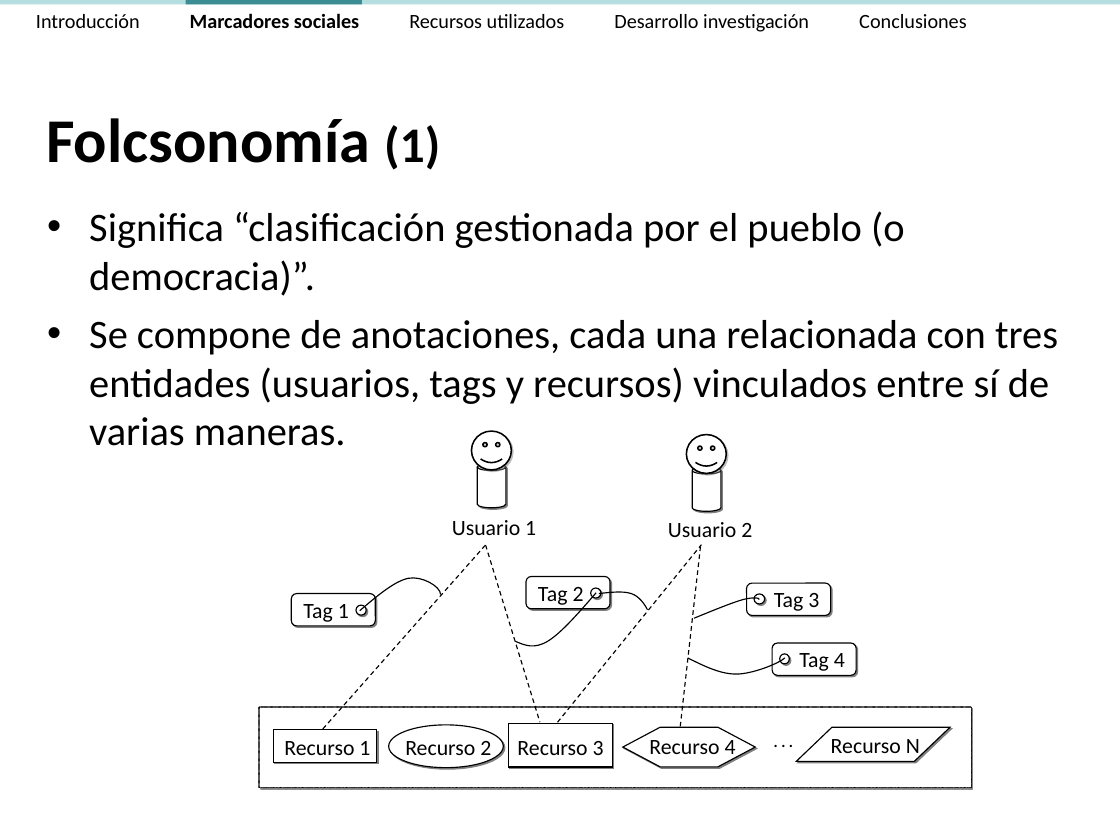
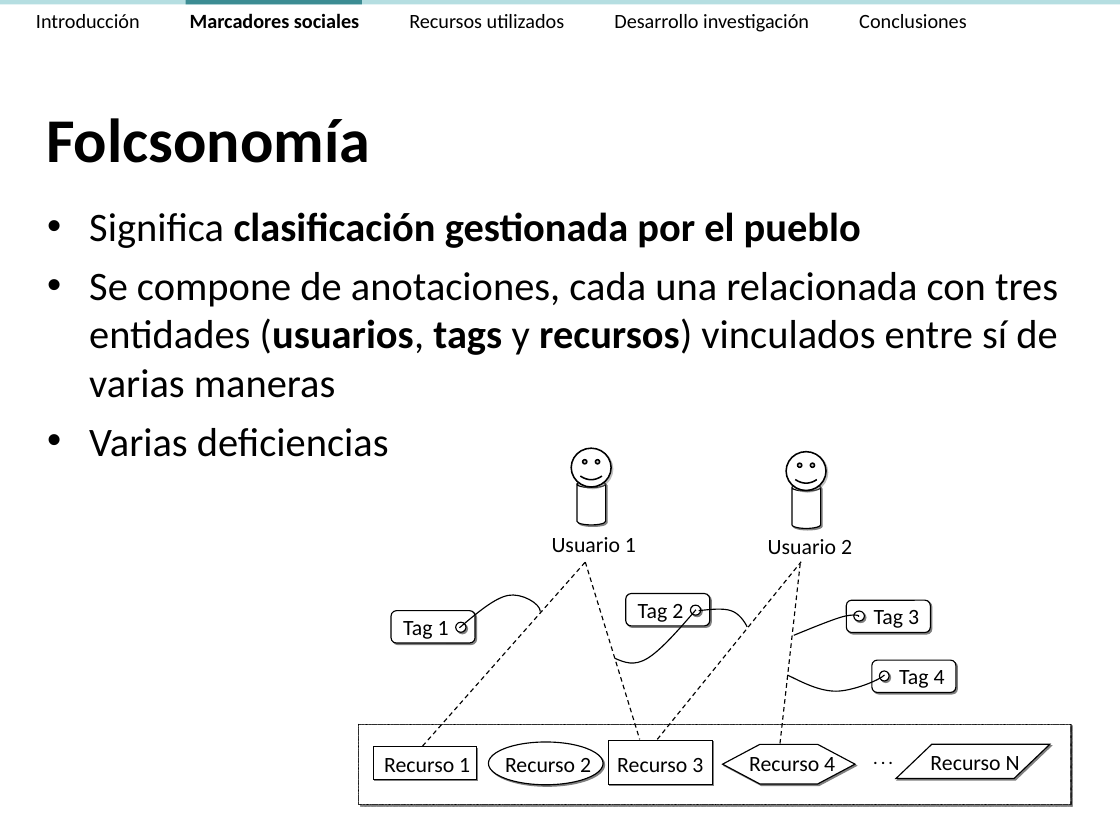
Before and after one commit to ak907kenai/nicotournetesis, a slide deck: slide 11 of docs_trunk/Presentación/Nicolás Tourné - Presentación Tesis (v2.3).ppt. Drawn at 1120x840 pixels with LibreOffice and Linux fonts; fonts in the diff are those of the drawing. Boxes give left, top, right and bottom in pixels: in the first picture for what was removed or moved away, otherwise in the second. Text is boxed around its words. In the diff, an @@ line names an element or a change of style, - is before the commit and + after.

```diff
--- a/docs_trunk/Presentación/Nicolás Tourné - Presentación Tesis (v2.3).ppt
+++ b/docs_trunk/Presentación/Nicolás Tourné - Presentación Tesis (v2.3).ppt
@@ title at [46, 118, 370, 163]: text changed @@
-Folcsonomía (1)
+Folcsonomía
@@ text at [89, 212, 1058, 457]: text changed @@
-• Significa “clasificación gestionada por el pueblo (o democracia)”.
-• Se compone de anotaciones, cada una relacionada con tres entidades (usuarios, tags y recursos) vinculados entre sí de varias maneras.
+• Significa clasificación gestionada por el pueblo
+• Se compone de anotaciones, cada una relacionada con tres entidades (usuarios, tags y recursos) vinculados entre sí de varias maneras
+• Varias deficiencias
@@ 5 texts, 3 ellipses, 1 rectangle, 1 parallelogram, 1 hexagon, 1 freeform shape, 1 line: place and size @@
-5 texts, 3 ellipses, 1 rectangle, 1 parallelogram, 1 hexagon, 1 freeform shape, 1 line at [259, 520, 971, 787]
+5 texts, 3 ellipses, 1 rectangle, 1 parallelogram, 1 hexagon, 1 freeform shape, 1 line at [358, 537, 1071, 805]
@@ 7 texts, 4 rounded rectangles, 4 freeform shapes, 3 lines, 2 rectangles, 2 ellipses, 2 cylinders, 2 smiley faces: place and size @@
-7 texts, 4 rounded rectangles, 4 freeform shapes, 3 lines, 2 rectangles, 2 ellipses, 2 cylinders, 2 smiley faces at [273, 431, 856, 767]
+7 texts, 4 rounded rectangles, 4 freeform shapes, 3 lines, 2 rectangles, 2 ellipses, 2 cylinders, 2 smiley faces at [373, 448, 955, 784]
```
Also in this commit, not shown: 4 other slides changed, 3 slides removed, 2 other files.
